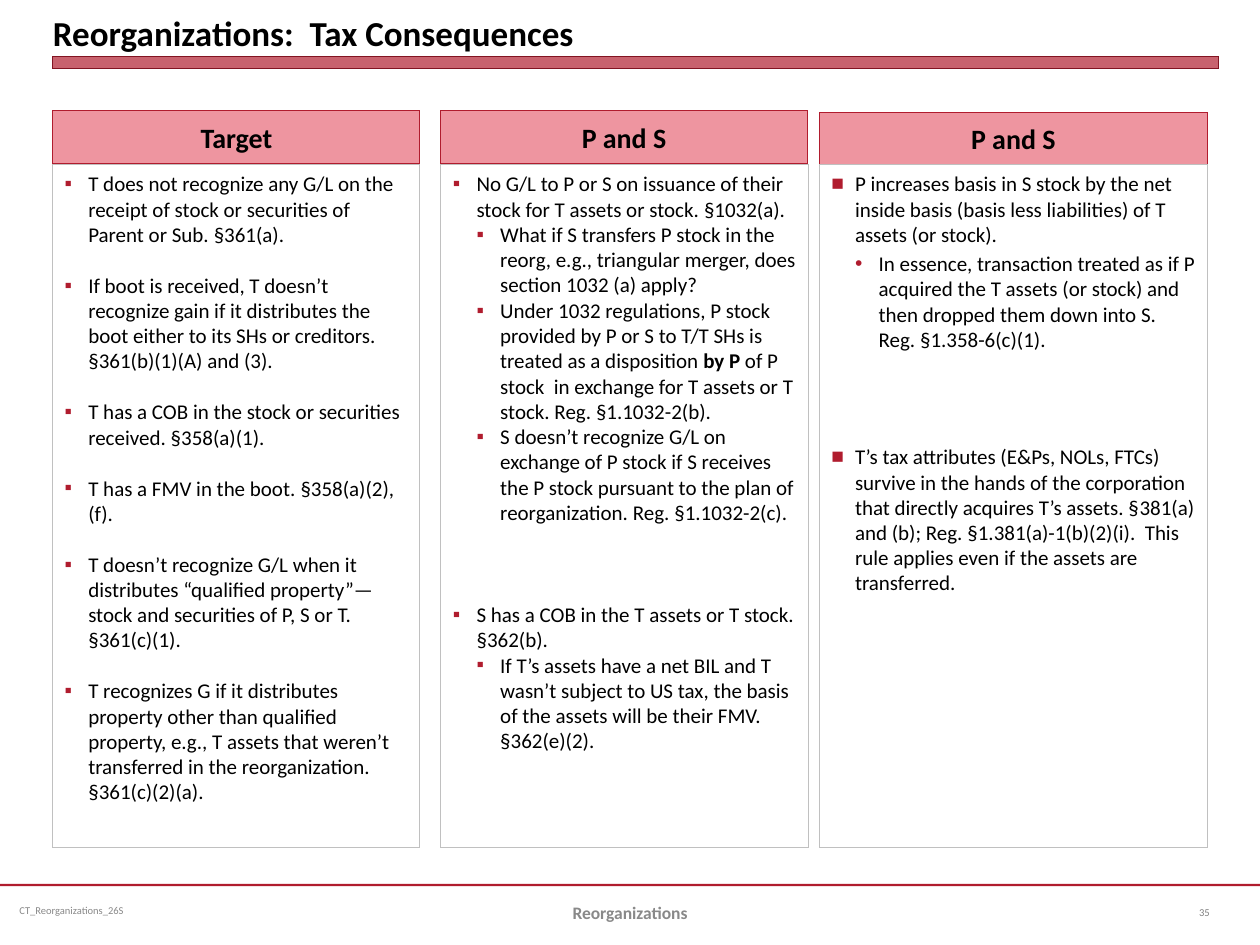
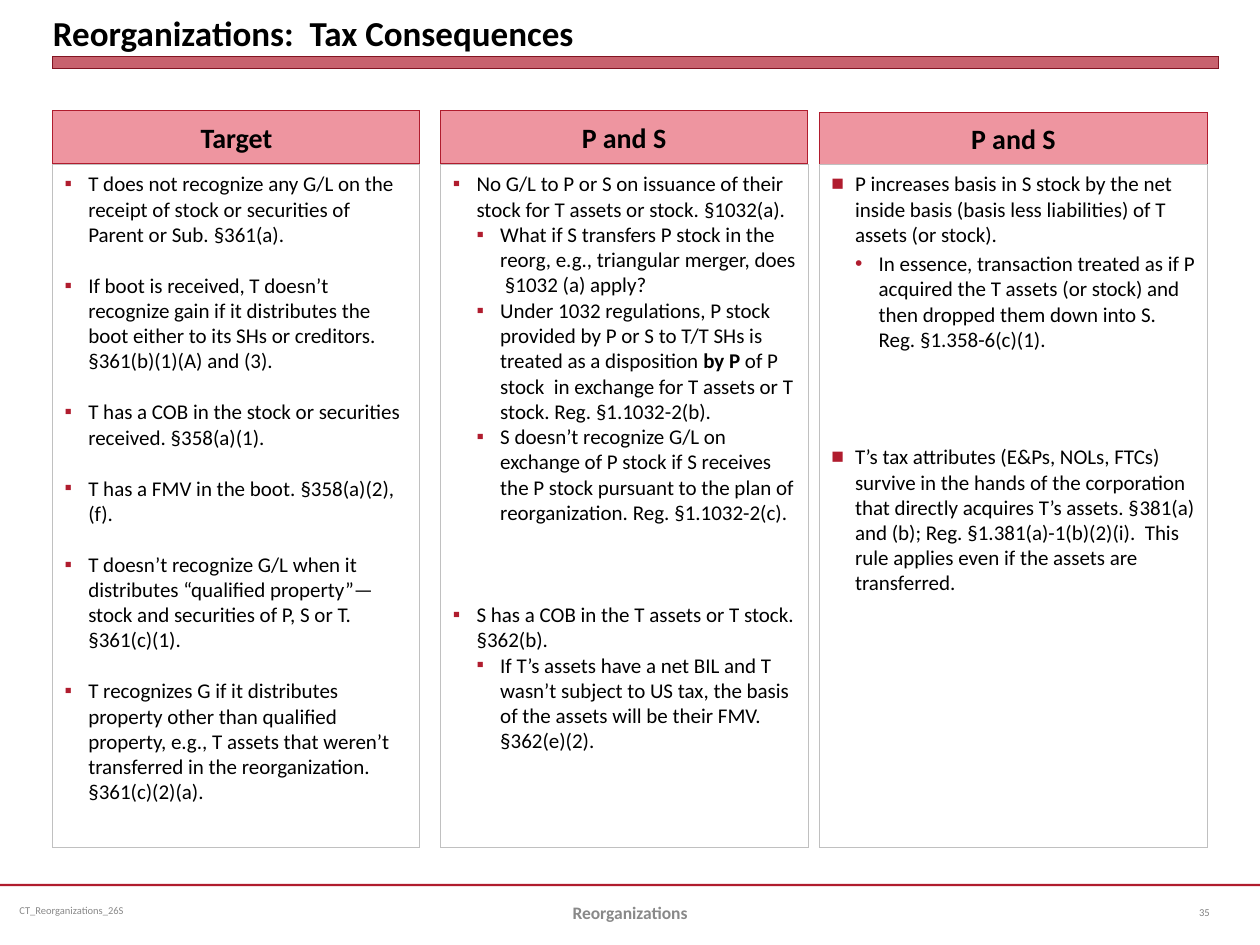
Before and after one commit to jmc877/Corporate-Tax, a slide deck: slide 35 of slides/CT_Reorganizations_26S.pptx. Drawn at 1260x945 pixels with LibreOffice and Linux fonts; fonts in the diff are those of the drawing. Boxes give left, top, right and bottom in pixels: in the first picture for what was removed or moved away, otherwise in the second. Text is boxed around its words. In the diff, an @@ line names an element or a change of style, - is before the commit and + after.

```diff
--- a/slides/CT_Reorganizations_26S.pptx
+++ b/slides/CT_Reorganizations_26S.pptx
@@ text in rectangle at [500,227,796,296]: text changed @@
-    ▪ What if S transfers P stock in the reorg, e.g., triangular merger, does section 1032 (a) apply?
+    ▪ What if S transfers P stock in the reorg, e.g., triangular merger, does §1032 (a) apply?
```
Also in this commit, not shown: 2 other slides changed.
